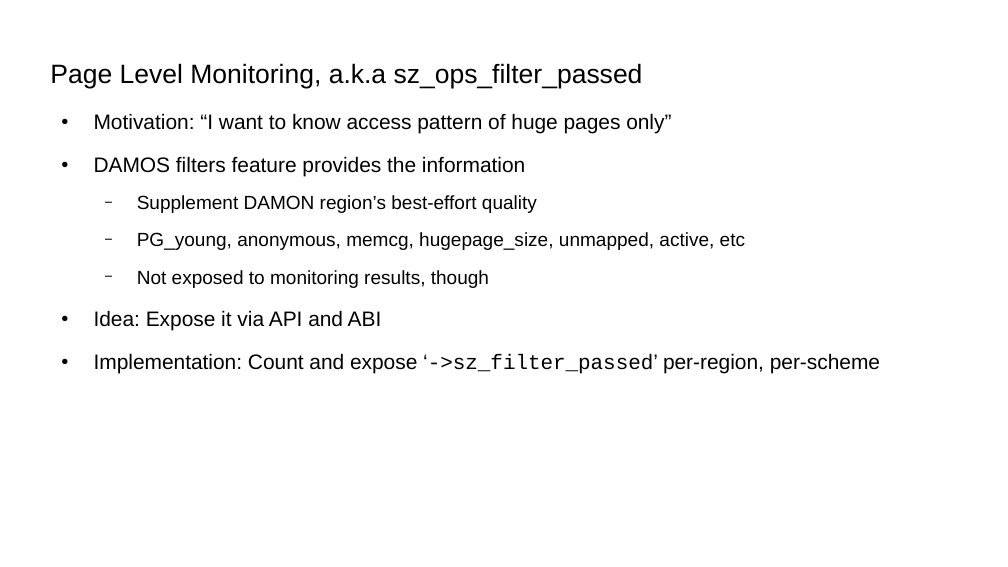
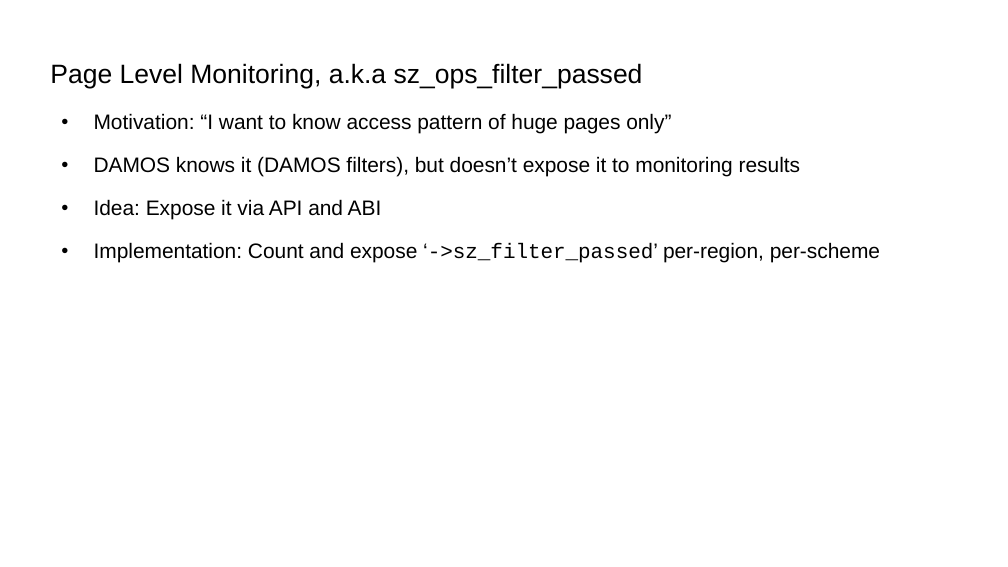
Before and after one commit to damonitor/talks, a slide deck: slide 6 of 2025/lsfmmbpf/damon_updates_plans_lsfmmbpf_2025.odp. Drawn at 1008x567 pixels with LibreOffice and Linux fonts; fonts in the diff are those of the drawing. Boxes give left, top, right and bottom in pixels: in the first picture for what was removed or moved away, otherwise in the second. Text is boxed around its words. In the diff, an @@ line names an element or a change of style, - is before the commit and + after.

```diff
--- a/2025/lsfmmbpf/damon_updates_plans_lsfmmbpf_2025.odp
+++ b/2025/lsfmmbpf/damon_updates_plans_lsfmmbpf_2025.odp
@@ text at (94, 156, 801, 176): text changed; size 15 to 16.5 pt @@
-● DAMOS filters feature provides the information
-  − Supplement DAMON region’s best-effort quality
-  − PG_young, anonymous, memcg, hugepage_size, unmapped, active, etc
-  − Not exposed to monitoring results, though
+● DAMOS knows it (DAMOS filters), but doesn’t expose it to monitoring results
```
Also in this commit, not shown: 12 other slides changed, 1 slide added, 1 slide removed, 3 other files.
